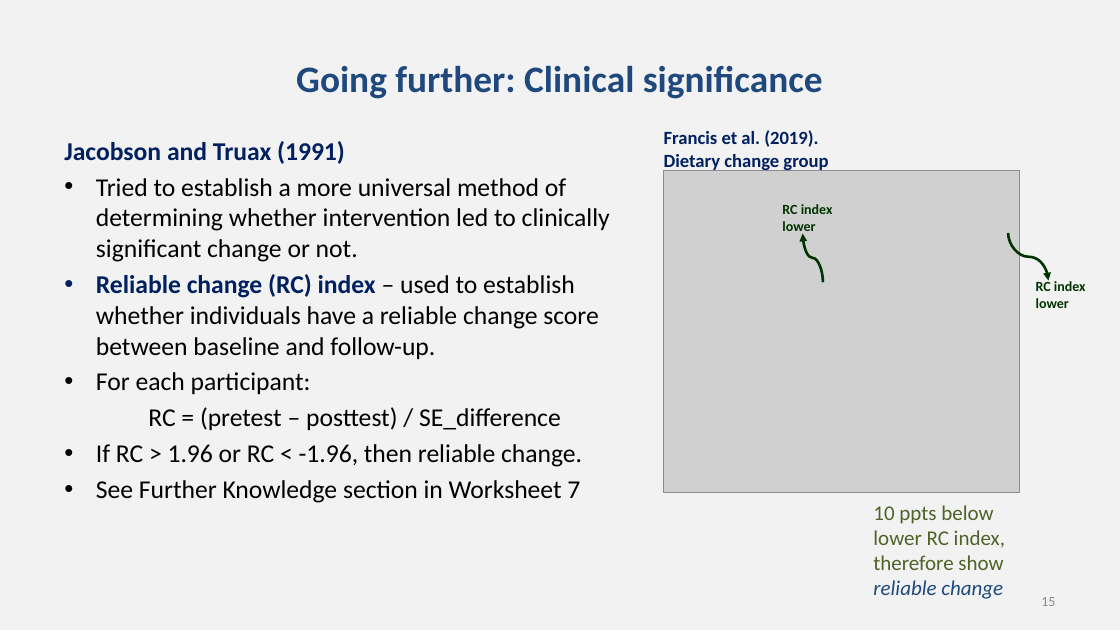
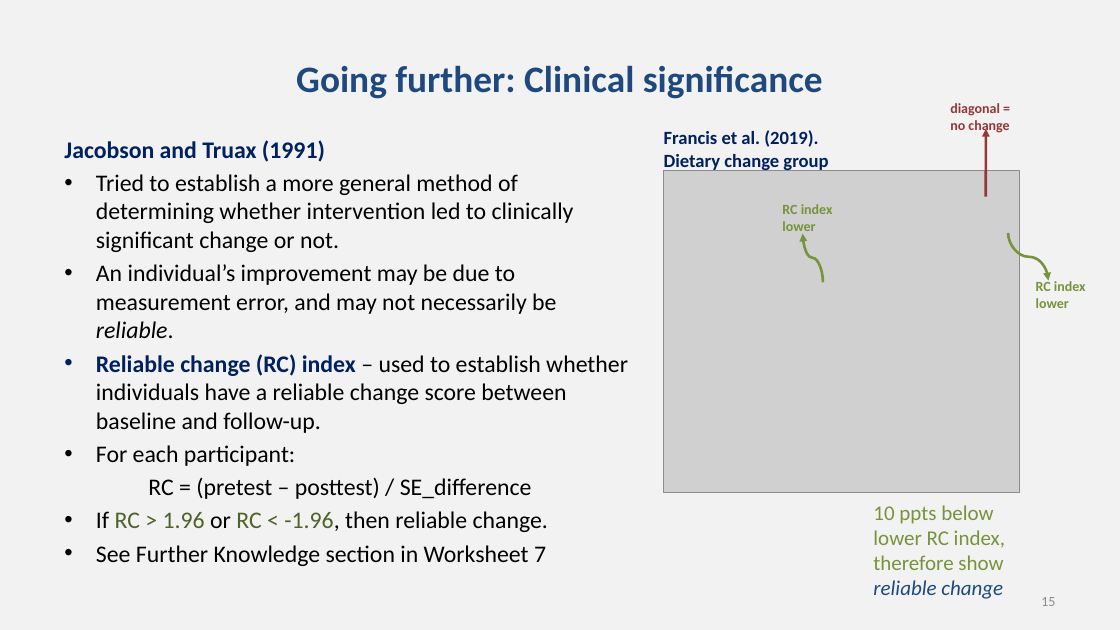
Before and after one commit to chrisjberry/datafluencyCB, a slide deck: slide 15 of docs/slides/PSYC753_L7_PrePostData.pptx. Drawn at 1120x630 pixels with LibreOffice and Linux fonts; fonts in the diff are those of the drawing; grey boxes stand for pictures. Boxes give left, top, right and bottom in pixels: in the first picture for what was removed or moved away, otherwise in the second. Text is boxed around its words. In the diff, an @@ line names an element or a change of style, - is before the commit and + after.

```diff
--- a/docs/slides/PSYC753_L7_PrePostData.pptx
+++ b/docs/slides/PSYC753_L7_PrePostData.pptx
@@ text added at box(950, 103, 1009, 134), 12 pt, text #953735, bold @@
+diagonal = no change
@@ text at box(64, 140, 628, 532): size 22 to 20.4 pt in "Jacobson and Truax (1991)", "Reliable change (RC) index – used to ...", "For each participant:", "RC = (pretest – posttest) / SE_difference" and 2 more places; text colour #000000 to #4F6228 in "RC > 1.96 RC < -1.96," @@
@@ curved arrow added from (986, 197) to (986, 129), #953735 2.25 pt @@
@@ text at box(96, 174, 574, 338): text changed; size 22 to 20.4 pt @@
-• Tried to establish a more universal method of determining whether intervention led to clinically significant change or not.
+• Tried to establish a more general method of determining whether intervention led to clinically significant change or not.
+• An individual’s improvement may be due to measurement error, and may not necessarily be reliable.
@@ text "RC index lower" at box(782, 204, 833, 235): text colour #003300 to #77933C @@
@@ curved arrow (823, 282) - (803, 234): stroke #003300 2.25 pt to #77933C 2.25 pt @@
@@ curved arrow (1008, 233) - (1049, 281): stroke #003300 2.25 pt to #77933C 2.25 pt @@
@@ text "RC index lower" at box(1036, 279, 1086, 308): text colour #003300 to #77933C @@
@@ text "10 ppts below lower RC ..." at box(873, 505, 1005, 599): text colour #4F6228 to #77933C in "10 ppts below lower RC index, therefore ..." @@
```
Also in this commit, not shown: 8 other slides changed.
